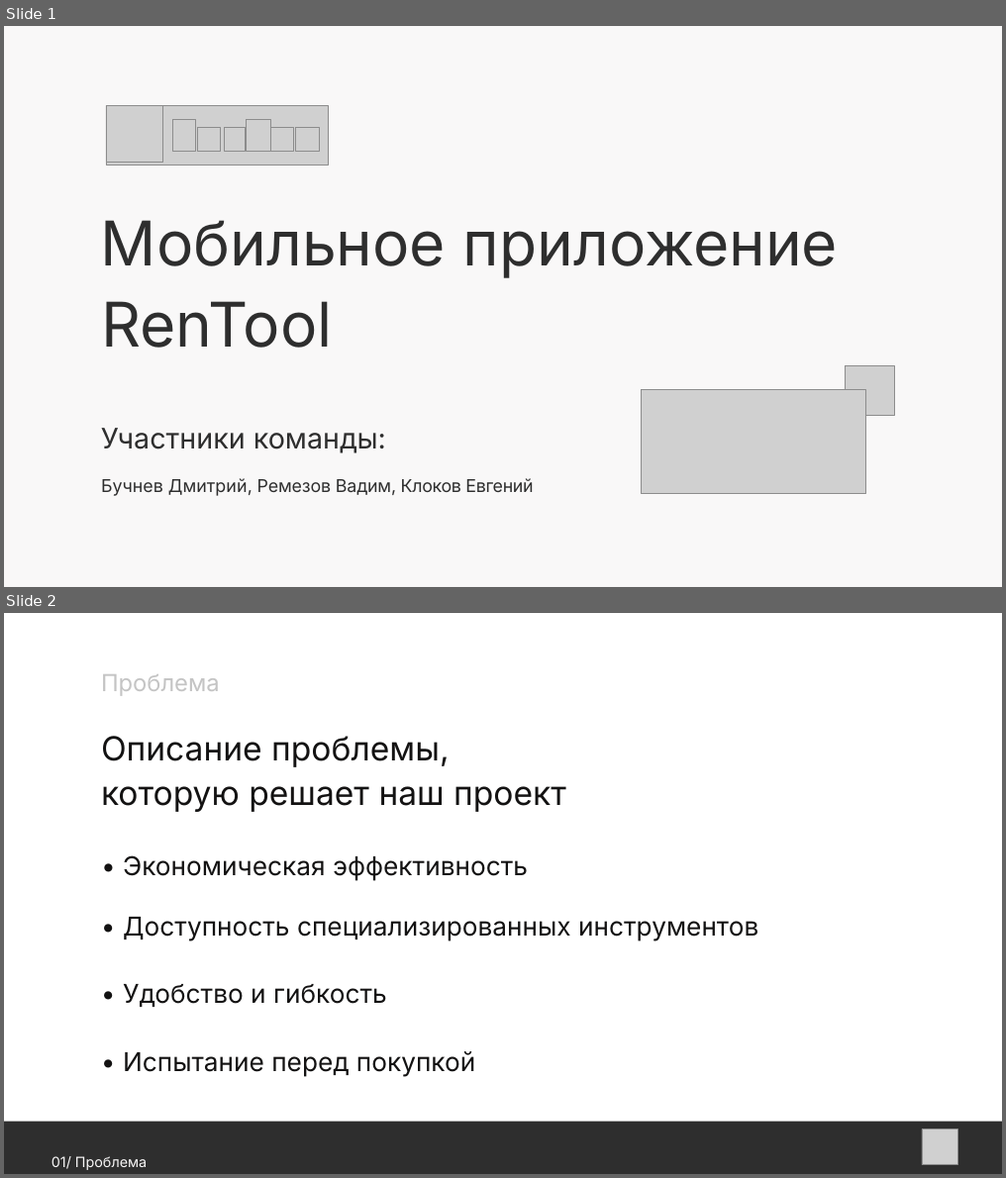
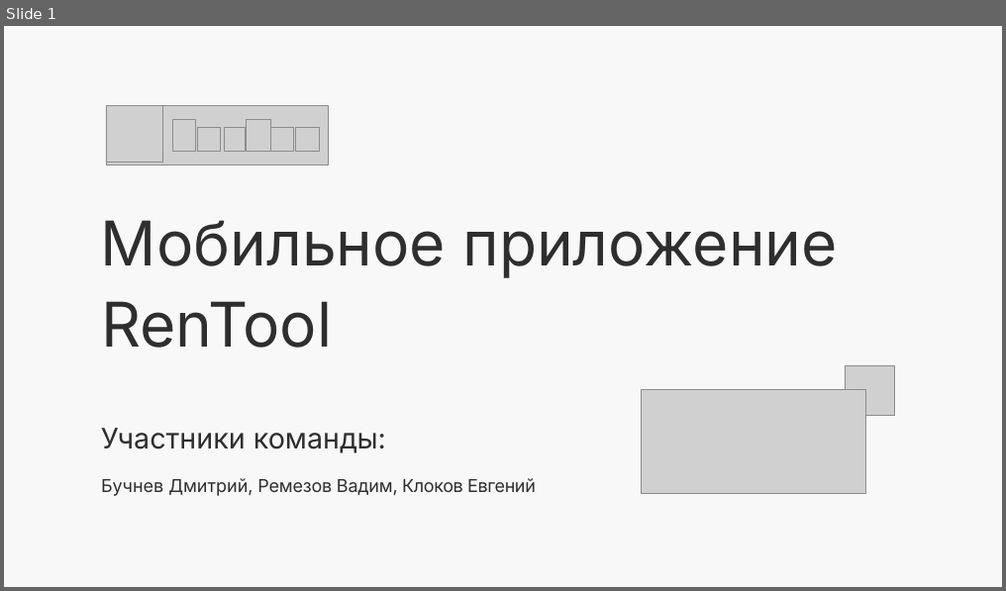
Before and after one commit to BuchnevDmitry/tp-9.2, a slide deck: presentation/Презентация.pptx. Shown one above the other, each under a label of ours: slides 1 and 2 before the commit, slide 1 after it. The pictures are 1006x1178 and 1006x591 pixels, drawn with LibreOffice and Linux fonts; fonts in the diff are those of the drawing; grey boxes stand for pictures; background and template pictures are left out. Boxes give left, top, right and bottom in pixels: in the first picture for what was removed or moved away, otherwise in the second. Text is boxed around its words. In the diff, an @@ line names an element or a change of style, - is before the commit and + after.

```diff
--- a/presentation/Презентация.pptx
+++ b/presentation/Презентация.pptx
@@ slide 2 removed at (x1=4, y1=613, x2=1002, y2=1174), background #FFFFFF @@
@@ text removed at (x1=101, y1=674, x2=220, y2=696) @@
-Проблема
@@ text removed at (x1=101, y1=736, x2=566, y2=812) @@
-Описание проблемы,
-которую решает наш проект
@@ text removed at (x1=123, y1=856, x2=528, y2=881) @@
-• Экономическая эффективность
@@ text removed at (x1=123, y1=917, x2=758, y2=942) @@
-• Доступность специализированных инструментов
@@ text removed at (x1=123, y1=984, x2=387, y2=1007) @@
-• Удобство и гибкость
@@ text removed at (x1=123, y1=1052, x2=475, y2=1077) @@
-• Испытание перед покупкой
@@ rectangle removed at (x1=4, y1=1122, x2=1002, y2=1174) @@
@@ picture removed at (x1=922, y1=1130, x2=957, y2=1165) @@
@@ text removed at (x1=52, y1=1157, x2=147, y2=1170) @@
-01/ Проблема
@@ slide 1 changed as well @@
@@ text "Бучнев Дмитрий, Ремезов Вадим, Клоков ..." at (x1=101, y1=478, x2=536, y2=496): size 25.5 to 25.6 pt @@
```
Also in this commit, not shown: 7 other slides changed, 2 slides added, 1 other slide removed, 1 other file.
